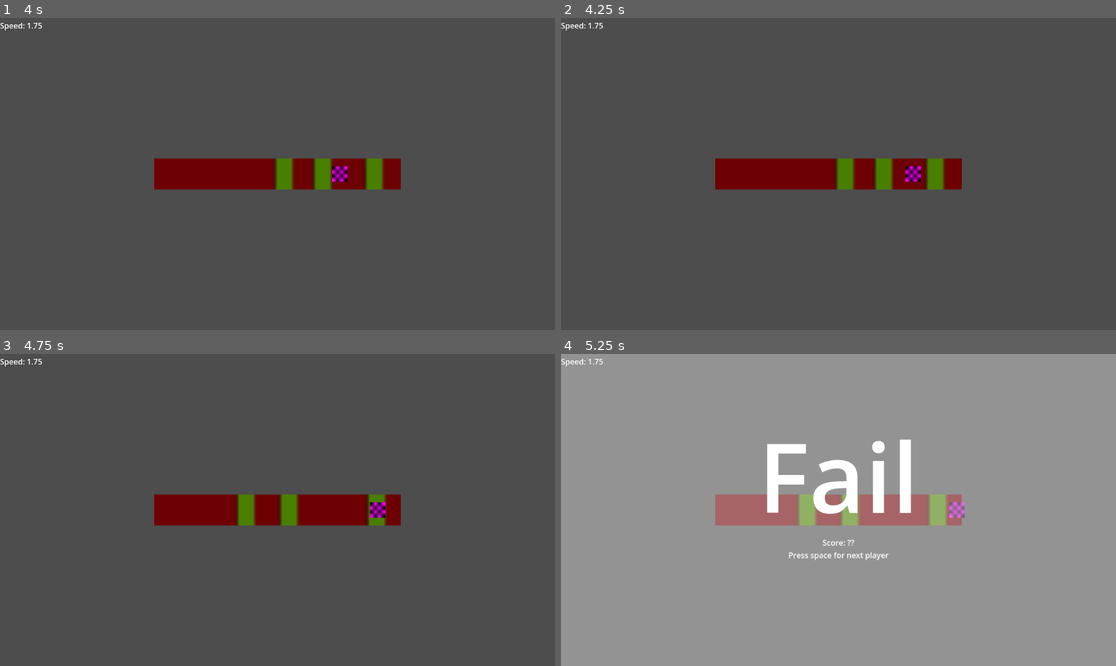
Above: before the commit, frames 1-4 (two rows, left to right).
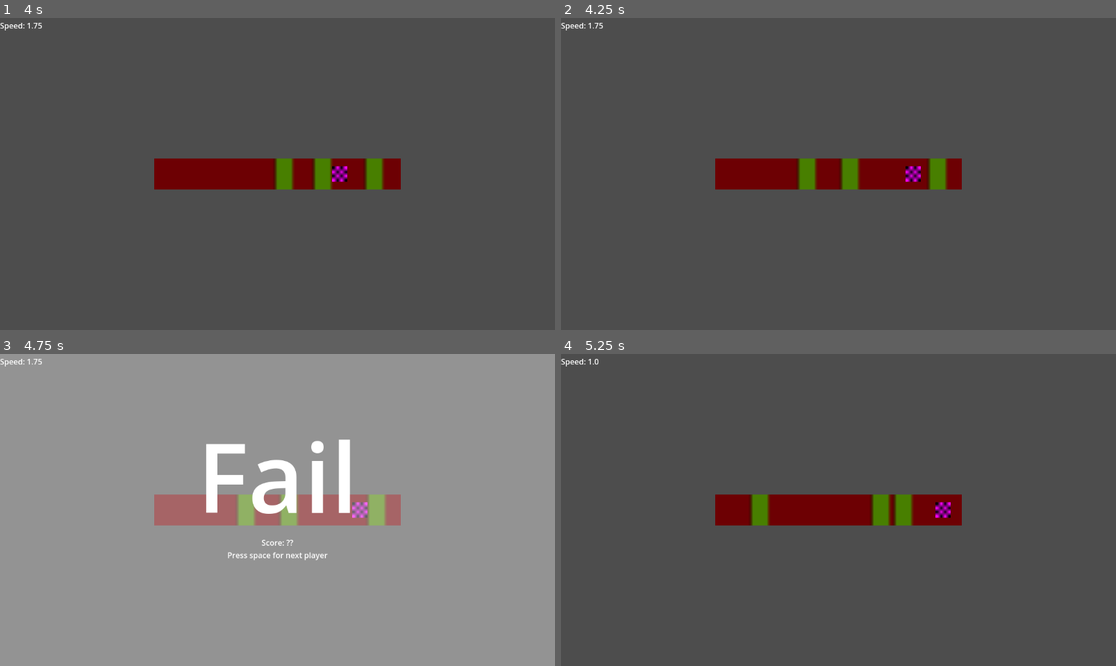
Above: after the commit, the same moments.

Repository: V3AI-Seven/English-Game
Game: Godot game, scene res://game.tscn
The game is run twice, just before and just after one commit, with the same random seed, the same clock (stepped at 60 frames per second) and the same inputs.
Inputs:
- Up to frame 1 (4 s): click "Confirm" at 0.5 s; hold Space 1.28-2.03 s; tap Space at 2.1, 2.27, 2.57, 3.6, 3.77 s; hold Space 2.78-3.53 s
- Up to frame 2 (4.25 s): tap Space at 4.07 s
- Up to frame 3 (4.75 s): hold Space from 4.28 s (still down)
- Up to frame 4 (5.25 s): release Space at 5.03 s; tap Space at 5.1 s

Frame 1 is identical in both runs. In frame 2, 1.2% of the frame differs, in the area x 42-70%, y 44-56%; in frame 3, 100%; in frame 4, 100%, in the area x 0-100%, y 0-100%.
Error before the commit: Invalid access of index '0' on a base object of type: 'Array'. (res://pickPocketSelector.gd:37)
Error after the commit: Invalid access of index '0' on a base object of type: 'Array'. (res://pickPocketSelector.gd:38)

Commit message:
setting up player logic

Diff:
--- a/game.tscn
+++ b/game.tscn
@@ -121,6 +121,7 @@
 script = ExtResource("5_7jktm")
 
 [node name="glossThing" type="TextureRect" parent="playerSelect"]
+layout_mode = 0
 offset_left = -592.0
 offset_top = -327.0
 offset_right = 592.0
@@ -128,6 +129,7 @@
 texture = SubResource("GradientTexture1D_jix8l")
 
 [node name="playerCount" type="SpinBox" parent="playerSelect"]
+layout_mode = 0
 offset_left = -40.0
 offset_top = -16.0
 offset_right = 56.0
@@ -159,4 +161,5 @@
 [connection signal="resetSig" from="selector" to="failScreen" method="playerReset"]
 [connection signal="speedChange" from="selector" to="speedTracker" method="speedChange"]
 [connection signal="successSig" from="selector" to="pickPocketBar" method="successReset"]
+[connection signal="playerCount" from="playerSelect" to="selector" method="recievePlayerCount"]
 [connection signal="pressed" from="playerSelect/playerConfirmButton" to="playerSelect" method="playerCountConfirmed"]
--- a/pickPocketSelector.gd
+++ b/pickPocketSelector.gd
@@ -5,7 +5,8 @@
 signal failSig
 signal resetSig
 
-var player = 1
+var players = 1
+var currentPlayer = 1
 var left = true
 var speed = 1
 var successPos = []
@@ -41,11 +42,18 @@
 				speedChange.emit(speed)
 				move = false
 				successPos.clear()
-				await get_tree().create_timer(1).timeout
+				await get_tree().create_timer(0.5).timeout
 				successSig.emit()
+				await get_tree().create_timer(0.5).timeout
 				move = true
 			else:
 				print("Player failed at position "  + str(position.x))
+				print("Current player is:" +str(currentPlayer))
+				if currentPlayer != players:
+					currentPlayer += 1
+					print("New player is: " +str(currentPlayer))
+				elif currentPlayer == players: #end game logic
+					pass
 				failSig.emit()
 				successPos.clear()
 
@@ -64,3 +72,7 @@
 
 func successPositionRecieved(_index: int, successPosition: int) -> void:
 	successPos.append(successPosition)
+
+
+func recievePlayerCount(playerCount: int) -> void:
+	players = playerCount
--- a/playerSelect.gd
+++ b/playerSelect.gd
@@ -1,7 +1,7 @@
 extends Control
 
 var players = 0
-signal playerCount
+signal playerCount(players:int)
 
 func _ready() -> void:
 	pass
@@ -10,3 +10,4 @@
 func playerCountConfirmed() -> void:
 	visible = false
 	players = $playerCount.value
+	playerCount.emit(players)
